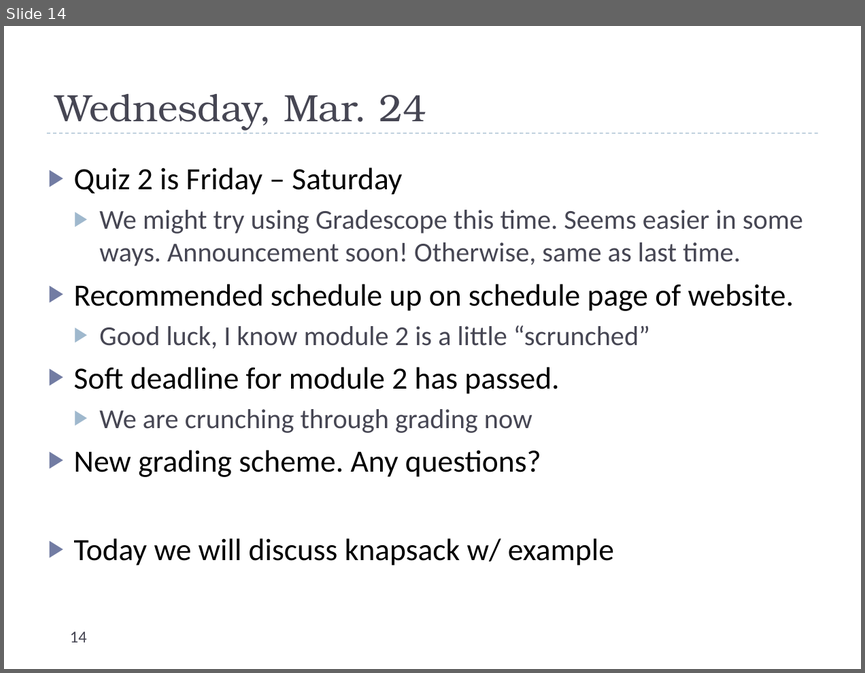
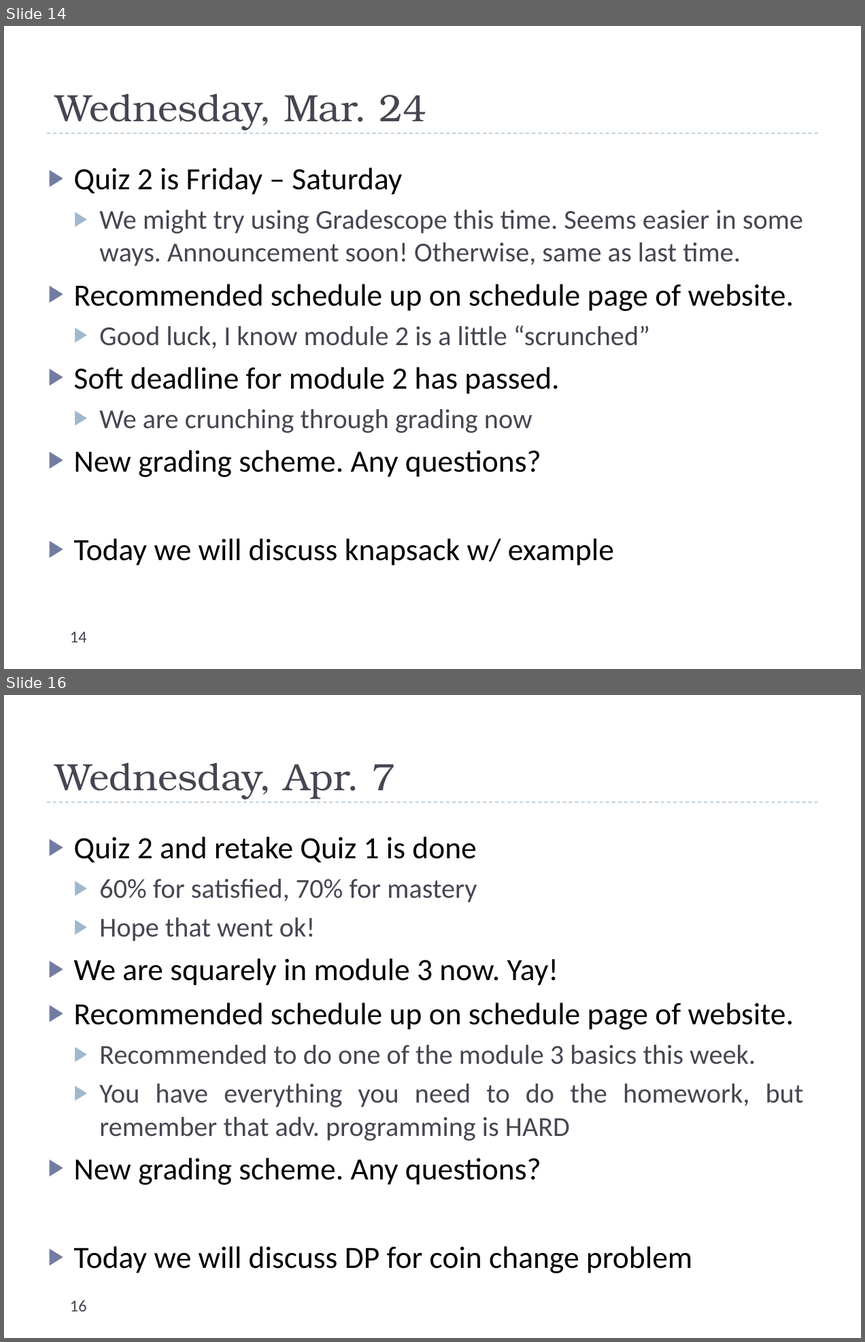
Before and after one commit to uva-cs/cs4102-f21, a slide deck: slides/dailyannouncements_mf.pptx. Shown one above the other, each under a label of ours: slide 14 before the commit, slides 14 and 16 after it; the slides between them are not shown. The pictures are 865x673 and 865x1342 pixels, drawn with LibreOffice and Linux fonts; fonts in the diff are those of the drawing. Boxes give left, top, right and bottom in pixels: in the first picture for what was removed or moved away, otherwise in the second. Text is boxed around its words. In the diff, an @@ line names an element or a change of style, - is before the commit and + after.

Commit message:
slides

```diff
--- a/slides/dailyannouncements_mf.pptx
+++ b/slides/dailyannouncements_mf.pptx
@@ slide 16 added at bbox=[4, 695, 861, 1338], background #FFFFFF; not listed: 1 template element that a slide beside it also shows @@
@@ title added at bbox=[55, 763, 395, 799], 32 pt, text #464653 @@
+Wednesday, Apr. 7
@@ text added at bbox=[74, 836, 804, 1273], 26 pt, text #000000 @@
+▶ Quiz 2 and retake Quiz 1 is done
+  ▶ 60% for satisfied, 70% for mastery
+  ▶ Hope that went ok!
+▶ We are squarely in module 3 now. Yay!
+▶ Recommended schedule up on schedule page of website.
+  ▶ Recommended to do one of the module 3 basics this week.
+  ▶ You have everything you need to do the homework, but remember that adv. programming is HARD
+▶ New grading scheme. Any questions?
+▶ Today we will discuss DP for coin change problem
@@ page number added at bbox=[70, 1300, 87, 1311], 14 pt, text #464653 @@
+16
```
Also in this commit, not shown: 1 other slide added, 2 other files.
